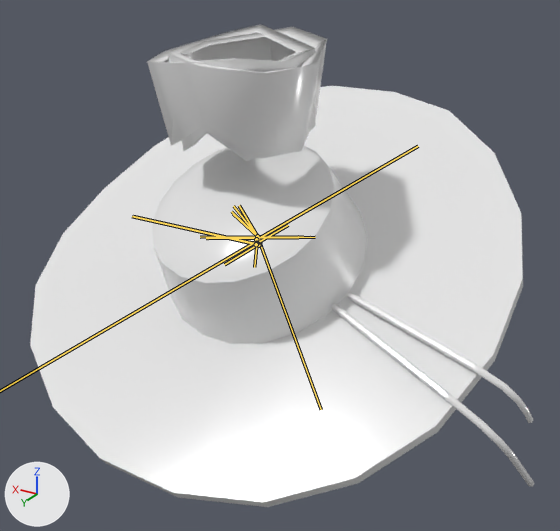
An edit to the FBX model Assets/Project/Animations/MC/Finger Tapping/Finger Tapping.fbx, drawn before and after from the same camera.
Camera for both pictures: a camera (50 mm lens) standing at (-1027.1, 265.5, -58.2) and looking at (-995.3, 212.5, -84.7). The axes (+X, +Y, +Z) are drawn at lower left. The lights are the same throughout. Both versions are drawn at frame 97 of the action 'Take 001'; the numbers are the values there. The bones that bend it are drawn over the model as lines.

In view in the first picture: 'Hat', 'Hat_Shorter_string', 'Hat_String', 'Left_Boot', 'Right_Boot'.
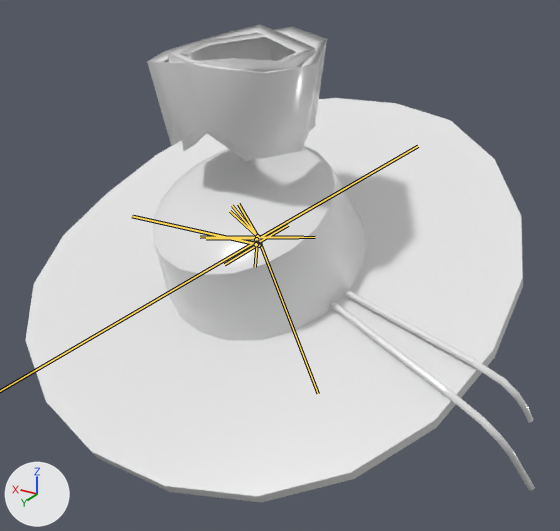
Edits to the bpy script that builds the scene:
```text
Change bone_spine_top:
    where bone_spine_top = bpy.data.objects['Armature'].pose.bones['Spine_top']  # child of 'Spine_bottom'
    bone_spine_top.rotation_quaternion: (0.999, 0.001, 0.013, -0.045) -> (0.997, 0.0, 0.013, -0.081)  # degrees (0, 1, -5) -> degrees (0, 1, -9)
```

Pixel boxes [x1, y1, x2, y2] of what changed, in the pictures (560 x 531 px):
'Hat', posed
    before: [30, 86, 523, 507]
    after: [25, 98, 523, 502]
'Hat_String', posed
    before: [331, 304, 534, 487]
    after: [330, 301, 535, 490]
'Hat_Shorter_string', posed
    before: [347, 292, 533, 423]
    after: [346, 290, 534, 423]
